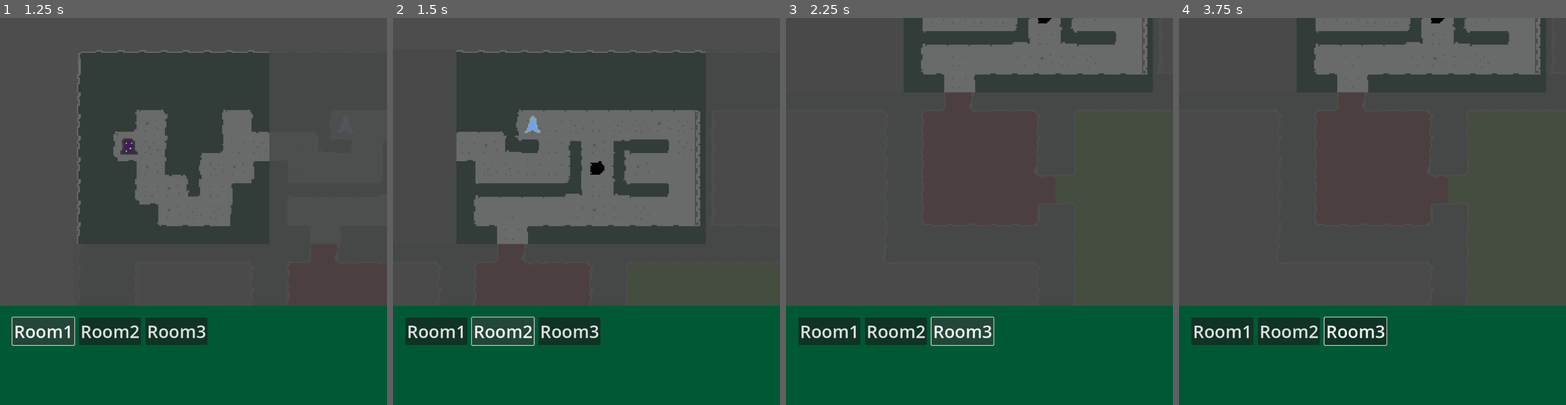
Above: before the commit, frames 1-4 (left to right).
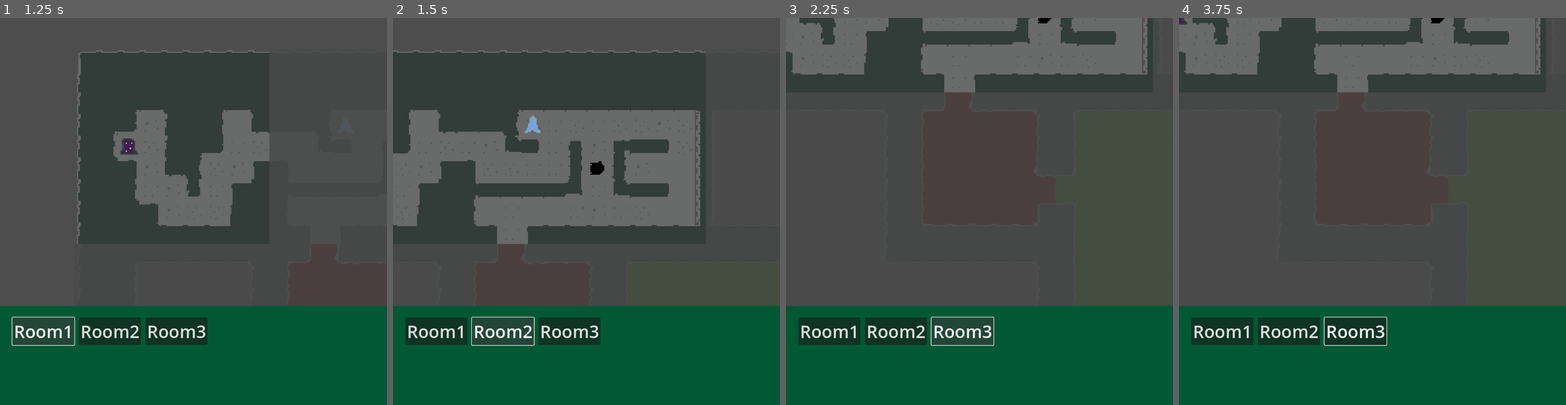
Above: after the commit, the same moments.

Repository: codohundo/parasite
Game: Godot game, scene res://game.tscn
Same seed, same stepped clock (60 frames per second), same inputs: the game is played once before the commit and once after it.
Inputs (mouse positions are in pixels of both pictures, inside the frame that each line leads up to):
- Up to frame 1 (1.25 s): click "Room1" at 0.5 s
- Up to frame 2 (1.5 s): click "Room2" at 1.25 s
- Up to frame 3 (2.25 s): click "Room3" at 2 s
- Up to frame 4 (3.75 s): tap Enter at 2.75 s; move the mouse to (1457, 192) at 2.77 s; hold Right (right) 2.78-3.53 s; tap 1 (eat) at 2.85 s; click (1457, 192) at 2.92 s; tap Space at 3.5 s; move the mouse to (1295, 230) at 3.52 s; hold Down (down) from 3.53 s (still down); click (1295, 230) at 3.6 s

Frame 1 is identical in both runs. In frame 2, 2.8% of the frame differs, in the area x 0-17%, y 8-54%; in frame 3, 2.7%; in frame 4, 2.7%.
Error in both runs: Invalid access of index '139' on a base object of type: 'Array'. (res://Room2.gd:88)

Commit message:
adding some more events

Diff:
--- a/Game.gd
+++ b/Game.gd
@@ -11,6 +11,7 @@
 @onready var target = load("res://Assets/target.png")
 
 signal STATE_CHANGE
+signal game_event
 
 enum STATES {NORMAL, CASTING_RANGE}
 enum ABILIITIES {NONE, EAT}
@@ -42,6 +43,7 @@
 	#change room to room 1 to start, then use handle room change to do follow
 	current_room.hide_fow()
 	print("cp: " + str(camera.position))
+	game_event.emit("tutorial_basic_movement")
 
 func process_input(direction: String, current_position: Vector2i) -> void :
 	var new_position: Vector2
--- a/Room1.gd
+++ b/Room1.gd
@@ -113,6 +113,8 @@
 	var floor_tile = Tile.new_floor_tile()
 	var entrance_tile = Tile.new_entrance_tile()
 	var exit_tile = Tile.new_exit_tile()
+	var event_tile = Tile.new_floor_tile()
+	event_tile.event = "tutorial_spread"
 
 	#row by row, need to refactor this, pull from resource?
 	map.append(wall_tile)
@@ -162,7 +164,7 @@
 	map.append(wall_tile)
 	map.append(wall_tile)
 	map.append(floor_tile)
-	map.append(floor_tile)
+	map.append(event_tile)
 	map.append(floor_tile)
 	map.append(wall_tile)
 	map.append(wall_tile)
--- a/game.tscn
+++ b/game.tscn
@@ -1806,6 +1806,7 @@
 [node name="Rooms" type="Node" parent="."]
 
 [node name="Room1" type="Area2D" parent="Rooms"]
+visible = false
 script = ExtResource("7_myllj")
 
 [node name="CollisionShape2D" type="CollisionShape2D" parent="Rooms/Room1"]
